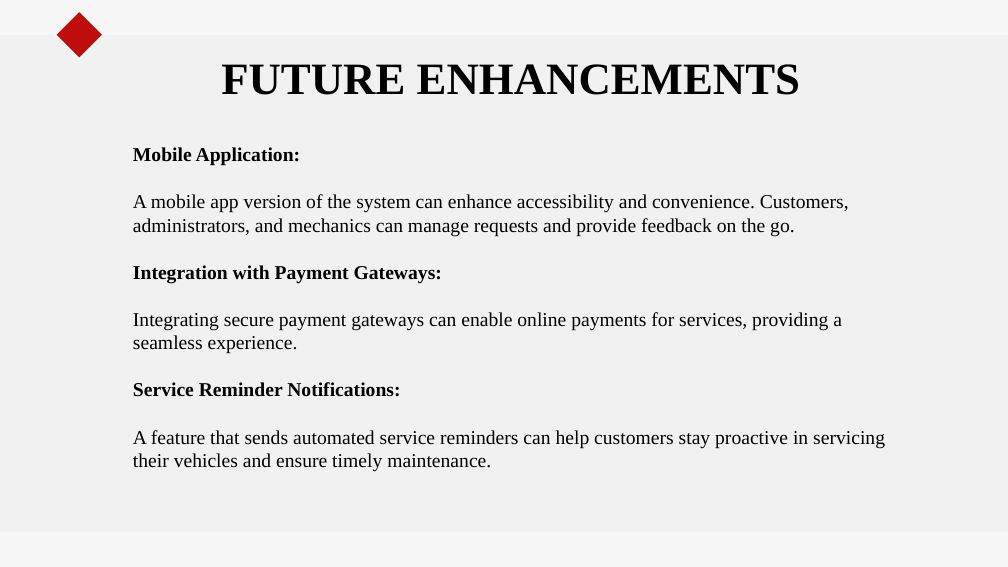
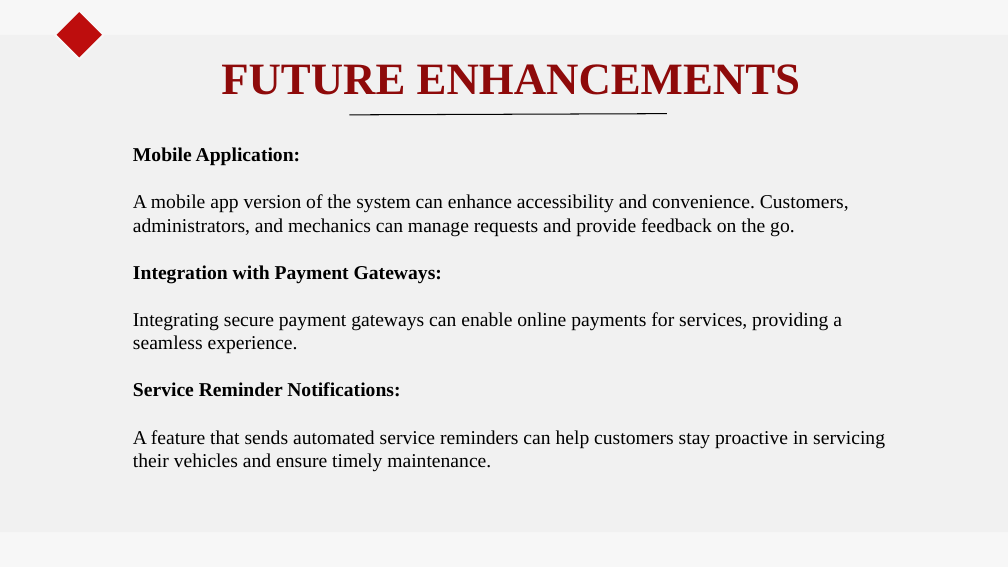
Before and after one commit to akshayanish2610/MINI-PROJECT, a slide deck: slide 14 of Presentation/car care.pptx (slide 7 before the commit). Drawn at 1008x567 pixels with LibreOffice and Linux fonts; fonts in the diff are those of the drawing. Boxes give left, top, right and bottom in pixels: in the first picture for what was removed or moved away, otherwise in the second. Text is boxed around its words. In the diff, an @@ line names an element or a change of style, - is before the commit and + after.

```diff
--- a/Presentation/car care.pptx
+++ b/Presentation/car care.pptx
@@ title "FUTURE ENHANCEMENTS" at <box>221,64,800,95</box>: text colour #000000 to #8E0A0A @@
@@ line added from (350, 115) to (667, 114), #000000 0.75 pt @@
```
Also in this commit, not shown: 10 other slides changed, 5 slides added, 4 slides removed.
